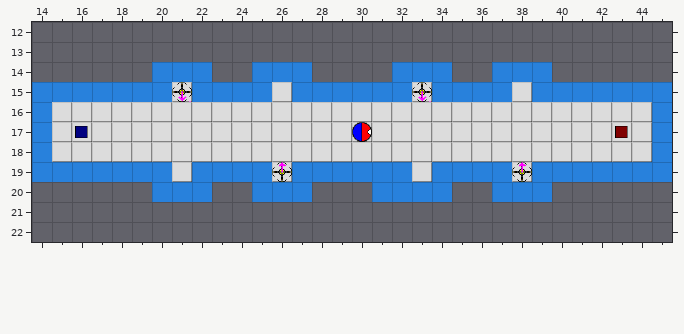
Tiled map: maps/stage08.tmx. The picture above was drawn from the file before the commit.
Cells are 32x32 px. Shown: x 14..45, y 12..22.
After the commit:
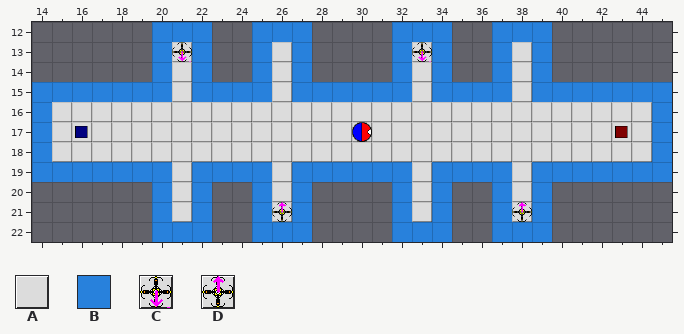
Key: from "tileset": A 0, B 1, C 9, D 13.
_ is an empty cell.
Edits made:
Layer "Camada de Tiles 1":
y 12: x 20..22 ___ -> BBB; x 25..27 ___ -> BBB; x 32..34 ___ -> BBB; x 37..39 ___ -> BBB
y 13: x 20..22 ___ -> BCB; x 25..27 ___ -> BAB; x 32..34 ___ -> BCB; x 37..39 ___ -> BAB
y 14: x 21 B -> A; x 26 B -> A; x 33 B -> A; x 38 B -> A
y 15: x 21 C -> A; x 33 C -> A
y 19: x 26 D -> A; x 38 D -> A
y 20: x 21 B -> A; x 26 B -> A; x 31 B -> _; x 33 B -> A; x 38 B -> A
y 21: x 20..22 ___ -> BAB; x 25..27 ___ -> BDB; x 32..34 ___ -> BAB; x 37..39 ___ -> BDB
y 22: x 20..22 ___ -> BBB; x 25..27 ___ -> BBB; x 32..34 ___ -> BBB; x 37..39 ___ -> BBB
